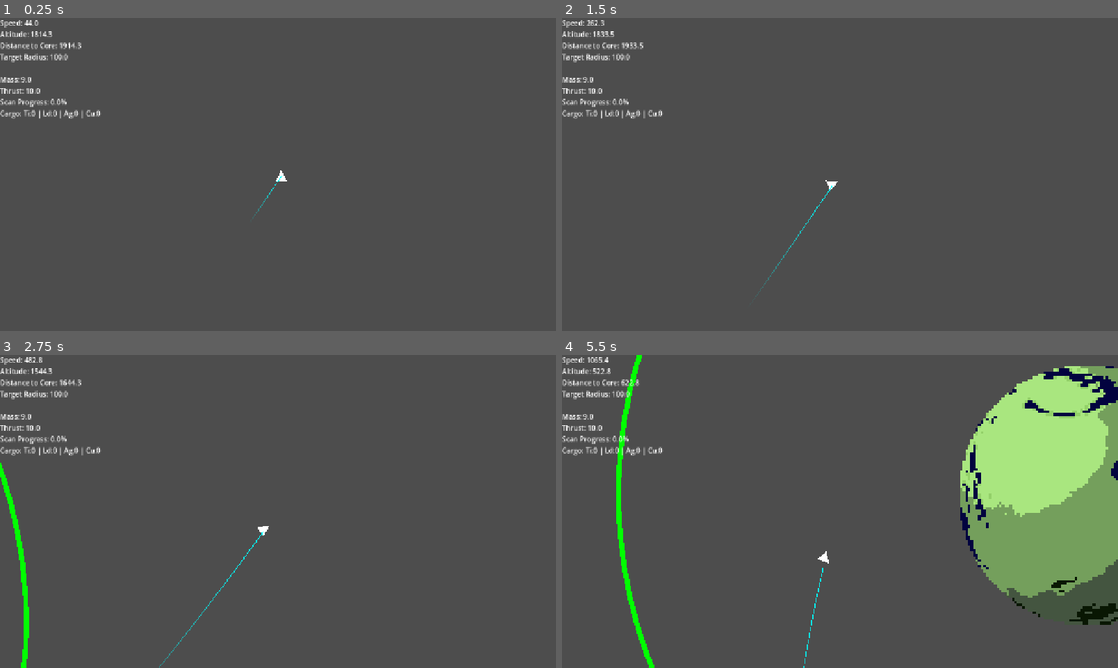
Above: before the commit, frames 1-4 (two rows, left to right).
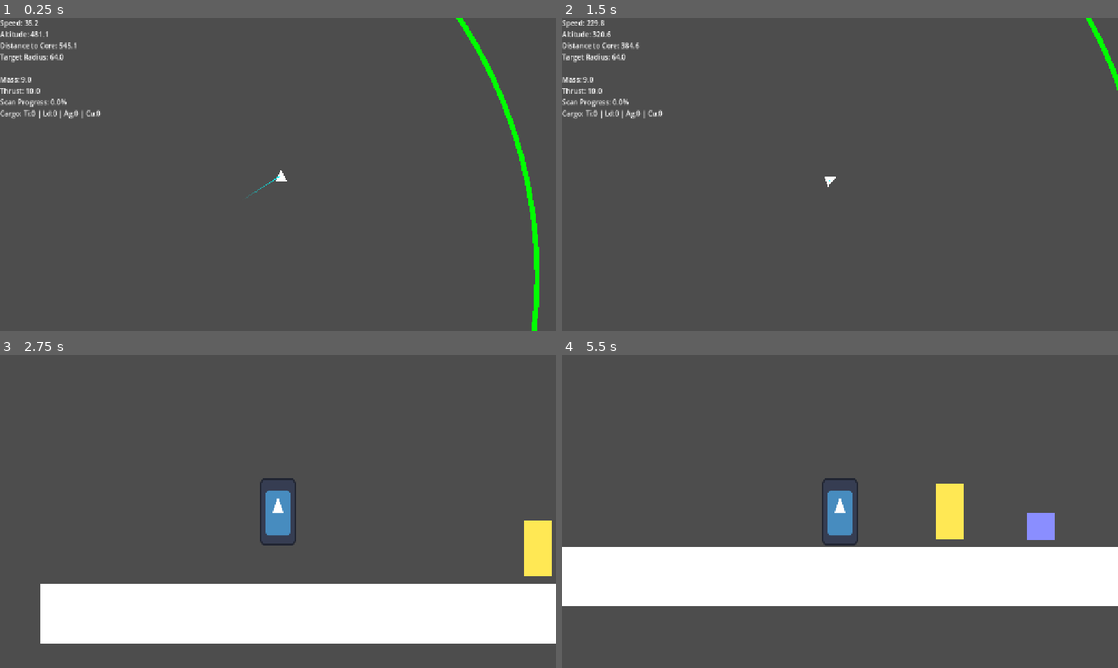
Above: after the commit, the same moments.

Repository: fanzzum/Towards-the-Edge-of-Light
Game: Godot game, scene res://Scenes/Main.tscn
Two runs of this game, one before a commit and one after it. Both use one fixed random seed, a clock stepped at 60 frames per second and the inputs below. The engine's default icon, where the game draws it, is replaced by a stand-in: a white triangle on a blue panel in a dark square.
Inputs:
- Up to frame 1 (0.25 s): no input
- Up to frame 2 (1.5 s): tap Enter (ui_accept) at 0.5, 0.77, 1.07 s; hold E (initiate_landing, bound only before the commit) 0.53-1.28 s; hold D (move_right) from 0.53 s (still down); tap F (scan) at 0.8, 1.35 s
- Up to frame 3 (2.75 s): tap Enter (ui_accept) at 1.52, 1.82, 2.3 s; tap B at 1.55, 2.1 s; release D (move_right) at 2.03 s; hold A (move_left) from 2.03 s (still down)
- Up to frame 4 (5.5 s): release A (move_left) at 2.78 s; hold D (move_right) 2.78-4.28 s; tap Enter (ui_accept) at 2.85, 3.02, 3.32, 3.77, 4.07, 4.52, 4.82, 5.3 s; tap E (initiate_landing, bound only before the commit) at 3.05 s; hold E (initiate_landing, bound only before the commit) 3.53-4.28 s; tap F (scan) at 3.8, 4.35 s; hold A (move_left) 4.28-5.03 s; tap B at 4.55, 5.1 s; hold D (move_right) from 5.03 s (still down)

The runs differ from the first frame. In frame 1, 1.2% of the frame differs, in the area x 4-97%, y 0-100%; in frame 2, 0.5%; in frame 3, 21%; in frame 4, 37%, in the area x 0-100%, y 0-100%.

Commit message:
1 day left

Diff:
--- a/Scenes/Character/Explorer.tscn
+++ b/Scenes/Character/Explorer.tscn
@@ -1,10 +1,21 @@
-[gd_scene load_steps=3 format=3 uid="uid://bdoilwm3aluyj"]
+[gd_scene load_steps=4 format=3 uid="uid://bdoilwm3aluyj"]
 
 [ext_resource type="Script" uid="uid://dt04xfqd85oqb" path="res://Scripts/Character/Explorer.gd" id="1_mrdoe"]
 [ext_resource type="Texture2D" uid="uid://r6n8tarihn5f" path="res://icon.svg" id="2_tqd0t"]
+
+[sub_resource type="RectangleShape2D" id="RectangleShape2D_tqd0t"]
+size = Vector2(79.5, 148)
 
 [node name="Explorer" type="CharacterBody2D"]
 script = ExtResource("1_mrdoe")
 
 [node name="Sprite2D" type="Sprite2D" parent="."]
+position = Vector2(0, 1)
+scale = Vector2(0.6484375, 1.21875)
 texture = ExtResource("2_tqd0t")
+
+[node name="CollisionShape2D" type="CollisionShape2D" parent="."]
+position = Vector2(0, 1)
+shape = SubResource("RectangleShape2D_tqd0t")
+
+[node name="Camera2D" type="Camera2D" parent="."]
--- a/Scenes/Flight/Ship.tscn
+++ b/Scenes/Flight/Ship.tscn
@@ -20,3 +20,7 @@
 [node name="TrajectoryLine" type="Line2D" parent="."]
 width = 2.0
 default_color = Color(0, 1, 1, 1)
+
+[node name="GhostLine" type="Line2D" parent="."]
+width = 2.0
+default_color = Color(0.44099998, 0.45044994, 0.63, 1)
--- /dev/null
+++ b/Scenes/Interactables/Fabricator.tscn
@@ -0,0 +1,24 @@
+[gd_scene load_steps=5 format=3 uid="uid://be3h7hqx566ak"]
+
+[ext_resource type="Script" uid="uid://b8o7inerlv4ru" path="res://Scripts/Fabricator.gd" id="1_u1lug"]
+[ext_resource type="PackedScene" uid="uid://dc8ju4b63ctfv" path="res://Scenes/Interactables/FabricatorUI.tscn" id="2_fui1h"]
+[ext_resource type="Script" uid="uid://wg8affdkba00" path="res://Scripts/FabricatorUI.gd" id="3_u3wlo"]
+
+[sub_resource type="RectangleShape2D" id="RectangleShape2D_h0whh"]
+size = Vector2(129, 180)
+
+[node name="Fabricator" type="Area2D"]
+script = ExtResource("1_u1lug")
+
+[node name="ColorRect" type="ColorRect" parent="."]
+offset_right = 64.0
+offset_bottom = 128.0
+color = Color(1, 0.91066664, 0.32999998, 1)
+
+[node name="CollisionShape2D" type="CollisionShape2D" parent="."]
+position = Vector2(28.5, 49)
+shape = SubResource("RectangleShape2D_h0whh")
+
+[node name="FabricatorUI" parent="." instance=ExtResource("2_fui1h")]
+visible = false
+script = ExtResource("3_u3wlo")
--- /dev/null
+++ b/Scenes/Interactables/FabricatorUI.tscn
@@ -0,0 +1,95 @@
+[gd_scene load_steps=2 format=3 uid="uid://dc8ju4b63ctfv"]
+
+[ext_resource type="Script" uid="uid://wg8affdkba00" path="res://Scripts/FabricatorUI.gd" id="1_4ygj8"]
+
+[node name="FabricatorUI" type="CanvasLayer"]
+script = ExtResource("1_4ygj8")
+
+[node name="Panel" type="Panel" parent="."]
+anchors_preset = 8
+anchor_left = 0.5
+anchor_top = 0.5
+anchor_right = 0.5
+anchor_bottom = 0.5
+offset_left = -400.0
+offset_top = -300.0
+offset_right = 400.0
+offset_bottom = 300.0
+grow_horizontal = 2
+grow_vertical = 2
+
+[node name="GridContainer" type="GridContainer" parent="Panel"]
+layout_mode = 1
+anchors_preset = 8
+anchor_left = 0.5
+anchor_top = 0.5
+anchor_right = 0.5
+anchor_bottom = 0.5
+offset_left = -196.0
+offset_top = -68.0
+offset_right = 196.0
+offset_bottom = 68.0
+grow_horizontal = 2
+grow_vertical = 2
+columns = 3
+
+[node name="thruster_power" type="Button" parent="Panel/GridContainer"]
+layout_mode = 2
+text = "Power Thruster"
+
+[node name="thruster_vector" type="Button" parent="Panel/GridContainer"]
+layout_mode = 2
+text = "Vector Thruster"
+
+[node name="thruster_efficiency" type="Button" parent="Panel/GridContainer"]
+layout_mode = 2
+text = "Efficiency Thruster"
+
+[node name="sensor_wide" type="Button" parent="Panel/GridContainer"]
+layout_mode = 2
+text = "Wide Sensor"
+
+[node name="sensor_precision" type="Button" parent="Panel/GridContainer"]
+layout_mode = 2
+text = "Precision Sensor"
+
+[node name="sensor_long" type="Button" parent="Panel/GridContainer"]
+layout_mode = 2
+text = "Long Sensor"
+
+[node name="stabilizer_gyro" type="Button" parent="Panel/GridContainer"]
+layout_mode = 2
+text = "Gyro Stabilizer"
+
+[node name="stabilizer_reaction" type="Button" parent="Panel/GridContainer"]
+layout_mode = 2
+text = "Reaction Stabilizer"
+
+[node name="stabilizer_balanced" type="Button" parent="Panel/GridContainer"]
+layout_mode = 2
+text = "Balanced Stabilizer"
+
+[node name="utility_armor" type="Button" parent="Panel/GridContainer"]
+layout_mode = 2
+text = "Armor Utility"
+
+[node name="utility_cargo" type="Button" parent="Panel/GridContainer"]
+layout_mode = 2
+text = "Cargo Utility"
+
+[node name="utility_battery" type="Button" parent="Panel/GridContainer"]
+layout_mode = 2
+text = "Battery Utility"
+
+[connection signal="pressed" from="Panel/GridContainer/thruster_power" to="." method="_on_part_pressed" binds= ["thruster_power"]]
+[connection signal="pressed" from="Panel/GridContainer/thruster_vector" to="." method="_on_part_pressed" binds= ["thruster_vector"]]
+[connection signal="pressed" from="Panel/GridContainer/thruster_efficiency" to="." method="_on_part_pressed" binds= ["thruster_efficiency"]]
+[connection signal="pressed" from="Panel/GridContainer/sensor_wide" to="." method="_on_part_pressed" binds= ["sensor_wide"]]
+[connection signal="pressed" from="Panel/GridContainer/sensor_precision" to="." method="_on_part_pressed" binds= ["sensor_precision"]]
+[connection signal="pressed" from="Panel/GridContainer/sensor_long" to="." method="_on_part_pressed" binds= ["sensor_long"]]
+[connection signal="pressed" from="Panel/GridContainer/stabilizer_gyro" to="." method="_on_part_pressed" binds= ["stabilizer_gyro"]]
+[connection signal="pressed" from="Panel/GridContainer/stabilizer_reaction" to="." method="_on_part_pressed" binds= ["stabilizer_reaction"]]
+[connection signal="pressed" from="Panel/GridContainer/stabilizer_balanced" to="." method="_on_part_pressed" binds= ["stabilizer_balanced"]]
+[connection signal="pressed" from="Panel/GridContainer/utility_armor" to="." method="_on_part_pressed" binds= ["utility_armor"]]
+[connection signal="pressed" from="Panel/GridContainer/utility_cargo" to="." method="_on_part_pressed" binds= ["utility_cargo"]]
+[connection signal="pressed" from="Panel/GridContainer/utility_battery" to="." method="_on_part_pressed" binds= ["utility_battery"]]
--- a/Scenes/Main.tscn
+++ b/Scenes/Main.tscn
@@ -32,9 +32,9 @@
 position = Vector2(496, -237)
 ship_data = ExtResource("4_jw32o")
 
-[node name="CanvasLayer" type="CanvasLayer" parent="."]
+[node name="HUD" type="CanvasLayer" parent="."]
 
-[node name="DebugHUD" type="Label" parent="CanvasLayer" node_paths=PackedStringArray("ship")]
+[node name="DebugHUD" type="Label" parent="HUD" node_paths=PackedStringArray("ship")]
 offset_right = 40.0
 offset_bottom = 23.0
 script = ExtResource("3_kln2b")
--- /dev/null
+++ b/Scenes/Surface/SurfaceMap.tscn
@@ -0,0 +1,58 @@
+[gd_scene load_steps=7 format=3 uid="uid://ct281e3p1r8gf"]
+
+[ext_resource type="PackedScene" uid="uid://bdoilwm3aluyj" path="res://Scenes/Character/Explorer.tscn" id="1_aqv3d"]
+[ext_resource type="PackedScene" uid="uid://be3h7hqx566ak" path="res://Scenes/Interactables/Fabricator.tscn" id="2_hnmqg"]
+[ext_resource type="Script" uid="uid://bvmcnh7gnkaqt" path="res://Scripts/Interactables/LaunchPad.gd" id="3_drmo3"]
+[ext_resource type="Script" uid="uid://bq51nwbgaqdcb" path="res://Scripts/DebugHUD.gd" id="4_y52hp"]
+
+[sub_resource type="RectangleShape2D" id="RectangleShape2D_ntbs5"]
+size = Vector2(1637, 145)
+
+[sub_resource type="RectangleShape2D" id="RectangleShape2D_hnmqg"]
+size = Vector2(83, 127)
+
+[node name="SurfaceMap" type="Node2D"]
+
+[node name="Ground" type="StaticBody2D" parent="."]
+
+[node name="CollisionShape2D" type="CollisionShape2D" parent="Ground"]
+position = Vector2(686.5, 687.5)
+shape = SubResource("RectangleShape2D_ntbs5")
+
+[node name="ColorRect" type="ColorRect" parent="Ground"]
+offset_left = -132.0
+offset_top = 622.0
+offset_right = 1506.0
+offset_bottom = 758.0
+
+[node name="Explorer" parent="." instance=ExtResource("1_aqv3d")]
+position = Vector2(557, 489)
+
+[node name="Fabricator" parent="." instance=ExtResource("2_hnmqg")]
+position = Vector2(982, 476)
+
+[node name="LaunchPad" type="Area2D" parent="."]
+position = Vector2(1222, 570)
+script = ExtResource("3_drmo3")
+
+[node name="ColorRect" type="ColorRect" parent="LaunchPad"]
+offset_left = -30.0
+offset_top = -27.0
+offset_right = 34.0
+offset_bottom = 37.0
+color = Color(0.53999996, 0.5553333, 1, 1)
+
+[node name="CollisionShape2D" type="CollisionShape2D" parent="LaunchPad"]
+position = Vector2(4.5, -21.5)
+shape = SubResource("RectangleShape2D_hnmqg")
+
+[node name="CanvasLayer" type="CanvasLayer" parent="."]
+
+[node name="Label" type="Label" parent="CanvasLayer"]
+offset_right = 40.0
+offset_bottom = 23.0
+script = ExtResource("4_y52hp")
+
+[connection signal="body_entered" from="Fabricator" to="Fabricator" method="_on_body_entered"]
+[connection signal="body_exited" from="Fabricator" to="Fabricator" method="_on_body_exited"]
+[connection signal="body_entered" from="LaunchPad" to="LaunchPad" method="_on_body_entered"]
--- a/Scripts/Character/Explorer.gd
+++ b/Scripts/Character/Explorer.gd
@@ -1,51 +1,33 @@
 extends CharacterBody2D
 
-const BlueprintUI = preload("res://Scenes/UI/BlueprintChoice.tscn")
+const SPEED = 300.0
+const JUMP_VELOCITY = -400.0
+# Hardcoded gravity fallback vector for pixel-space mechanics
+const FALLBACK_GRAVITY = 980.0
 
-@export var walk_speed := 150.0
-var is_active := false
-var active_ruin: Area2D = null
+@onready var start_scale_x: float = $Sprite2D.scale.x
 
-func _physics_process(_delta):
-	if not is_active:
-		return
+func _physics_process(delta: float) -> void:
+	# 1. Apply robust gravity fallback
+	if not is_on_floor():
+		velocity.y += FALLBACK_GRAVITY * delta
 
-	var input_dir = Input.get_vector("move_left", "move_right", "move_up", "move_down")
-	velocity = input_dir * walk_speed
+	# 2. Handle Jump input
+	if Input.is_action_just_pressed("ui_accept") and is_on_floor():
+		velocity.y = JUMP_VELOCITY
+
+	# 3. Calculate horizontal movement using your input map names
+	var direction := Input.get_axis("move_left", "move_right")
+
+	if direction:
+		velocity.x = direction * SPEED
+		# Flip the sprite visuals cleanly
+		if direction > 0:
+			$Sprite2D.scale.x = start_scale_x
+		elif direction < 0:
+			$Sprite2D.scale.x = -start_scale_x
+	else:
+		velocity.x = move_toward(velocity.x, 0, SPEED)
+
+	# 4. Execute movement loops
 	move_and_slide()
-
-
-
-func set_active_ruin(ruin: Area2D):
-	active_ruin = ruin
-
-
-
-func _unhandled_input(event):
-	if not is_active:
-		return
-
-	# Find the ship in the active scene tree
-	var ship = get_tree().current_scene.get_node_or_null("Ship")
-	if ship == null:
-		ship = get_tree().current_scene.find_child("Ship")
-
-	if ship == null:
-		return
-
-	# Must be standing near the ship to interact with it
-	var near_ship = global_position.distance_to(ship.global_position) < 150.0
-
-	if near_ship:
-		# Press Spacebar to board the ship and take off
-		if event.is_action_pressed("initiate_landing"):
-			ship.initiate_takeoff()
-
-		# Press 'B' to open the modular Ship Builder menu directly at the hull
-		if event is InputEventKey and event.pressed and event.keycode == KEY_B:
-			is_active = false
-			velocity = Vector2.ZERO
-
-			var builder = load("res://Scenes/UI/ShipBuilder.tscn").instantiate()
-			get_tree().current_scene.add_child(builder)
-			builder.open(ship.ship_data)
--- /dev/null
+++ b/Scripts/Fabricator.gd
@@ -0,0 +1,17 @@
+extends Area2D
+
+var player_in_range = false
+
+func _on_body_entered(body: Node2D) -> void:
+	if body.name == "Explorer":
+		player_in_range = true
+		print("Press 'E' or 'Scan' to open Fabricator") # We will add a UI prompt later
+
+func _on_body_exited(body: Node2D) -> void:
+	if body.name == "Explorer":
+		player_in_range = false
+
+func _process(delta: float) -> void:
+	if player_in_range and Input.is_action_just_pressed("scan"):
+		var ui = $FabricatorUI
+		ui.visible = !ui.visible # Toggles the menu on and off
--- /dev/null
+++ b/Scripts/FabricatorUI.gd
@@ -0,0 +1,55 @@
+extends CanvasLayer
+
+var part_db = {
+	"thruster_power": {"socket": "thruster", "res": "res://Resources/BasicThruster.tres", "cost": {"titanium": 5, "lead": 5}},
+	"thruster_vector": {"socket": "thruster", "res": "res://Resources/BasicThruster.tres", "cost": {"titanium": 10, "copper": 5}},
+	"thruster_efficiency": {"socket": "thruster", "res": "res://Resources/BasicThruster.tres", "cost": {"titanium": 2}},
+	"sensor_wide": {"socket": "sensor", "res": "res://Resources/BasicSensor.tres", "cost": {"copper": 5, "silver": 2}},
+	"sensor_precision": {"socket": "sensor", "res": "res://Resources/BasicSensor.tres", "cost": {"silver": 8}},
+	"sensor_long": {"socket": "sensor", "res": "res://Resources/BasicSensor.tres", "cost": {"silver": 5, "copper": 5}},
+	"stabilizer_gyro": {"socket": "stabilizer", "res": "res://Resources/BasicFin.tres", "cost": {"lead": 5, "titanium": 5}},
+	"stabilizer_reaction": {"socket": "stabilizer", "res": "res://Resources/BasicFin.tres", "cost": {"copper": 5, "silver": 5}},
+	"stabilizer_balanced": {"socket": "stabilizer", "res": "res://Resources/BasicFin.tres", "cost": {"titanium": 3}},
+	"utility_armor": {"socket": "utility", "res": "res://Resources/BasicArmor.tres", "cost": {"lead": 10}},
+	"utility_cargo": {"socket": "utility", "res": "res://Resources/BasicArmor.tres", "cost": {"titanium": 5, "copper": 5}},
+	"utility_battery": {"socket": "utility", "res": "res://Resources/BasicArmor.tres", "cost": {"silver": 5, "lead": 5}}
+}
+
+# Called when the node enters the scene tree for the first time.
+func _ready() -> void:
+	pass # Replace with function body.
+
+
+# Called every frame. 'delta' is the elapsed time since the previous frame.
+func _process(delta: float) -> void:
+	pass
+
+
+func _on_button_pressed() -> void:
+	pass # Replace with function body.
+
+
+func _on_part_pressed(button_name: String) -> void:
+	if part_db.has(button_name):
+		var data = part_db[button_name]
+		try_purchase_part(data.socket, load(data.res), data.cost)
+
+
+
+func try_purchase_part(socket: String, part_resource: Resource, cost: Dictionary) -> bool:
+	if GameState.can_afford(cost):
+		GameState.deduct_materials(cost)
+		GameState.equip_part(socket, part_resource)
+		update_ui_displays()
+		print("Successfully crafted and equipped: ", part_resource.resource_path)
+		return true
+	else:
+		print("Cannot afford upgrade!")
+		return false
+
+# Updates resource counter labels on the UI
+func update_ui_displays() -> void:
+	if has_node("TitaniumLabel"): $TitaniumLabel.text = "Titanium: " + str(GameState.titanium)
+	if has_node("LeadLabel"): $LeadLabel.text = "Lead: " + str(GameState.lead)
+	if has_node("SilverLabel"): $SilverLabel.text = "Silver: " + str(GameState.silver)
+	if has_node("CopperLabel"): $CopperLabel.text = "Copper: " + str(GameState.copper)
--- /dev/null
+++ b/Scripts/GameState.gd
@@ -0,0 +1,29 @@
+extends Node
+
+# Inventory
+var titanium: int = 10  # Starting with 10 for testing
+var lead: int = 10
+var silver: int = 0
+var copper: int = 0
+var equipped_parts: Dictionary = {}
+
+# Ship Stats
+var current_thruster: String = "Efficiency"
+var max_thrust: float = 500.0
+var max_health: int = 100
+
+# Checks if the player has enough materials for a given cost dictionary
+func can_afford(cost: Dictionary) -> bool:
+	for mat in cost:
+		if get(mat) == null or get(mat) < cost[mat]:
+			return false
+	return true
+
+# Deducts materials from player inventory
+func deduct_materials(cost: Dictionary) -> void:
+	for mat in cost:
+		set(mat, get(mat) - cost[mat])
+
+# Equips a part into the designated ship socket
+func equip_part(socket: String, part_resource: Resource) -> void:
+	equipped_parts[socket] = part_resource
--- /dev/null
+++ b/Scripts/Interactables/LaunchPad.gd
@@ -0,0 +1,7 @@
+extends Area2D
+
+func _on_body_entered(body: Node2D) -> void:
+	if body.name == "Explorer":
+		print("Kicking off back to space!")
+		# Replace this string with the exact path to your main space/flight scene
+		get_tree().change_scene_to_file("res://Scenes/Main.tscn")
--- a/Scripts/Managers/WorldGenerator.gd
+++ b/Scripts/Managers/WorldGenerator.gd
@@ -22,6 +22,22 @@
 	generate_system()
 
 func generate_system():
+	# --- Generate the Home Planet ---
+	var home_planet = planet_scene.instantiate()
+	home_planet.global_position = Vector2.ZERO # Center of the map
+	home_planet.scale = Vector2(6.0, 6.0)
+
+	var home_data = PlanetData.new()
+	home_data.planet_name = "Home"
+	home_data.gravity_strength = 60000.0
+	home_data.gravity_radius = 2000.0
+	home_data.landing_radius = 200.0 # Make it easy to land on
+	home_planet.data = home_data
+
+	# Home planet shouldn't give scan rewards
+	home_planet.is_scannable = false
+
+	add_child(home_planet)
 	# --- Generate the 20 Planets ---
 	for ring_index in range(ring_distances.size()):
 		var distance = ring_distances[ring_index]
@@ -41,7 +57,7 @@
 			var new_data = PlanetData.new()
 
 			# Scale gravity strength based on the ring tier
-			new_data.gravity_strength = 400000.0 * (ring_index + 1)
+			new_data.gravity_strength = 80000.0 * (ring_index + 1)
 			new_data.gravity_radius = 3000.0 + (ring_index * 200.0)
 			new_data.planet_radius = 100.0
 
--- a/Scripts/Planet.gd
+++ b/Scripts/Planet.gd
@@ -6,7 +6,10 @@
 @onready var orbit_visual: Sprite2D = $OrbitVisual
 var is_scannable: bool = true
 var is_player_in_range: bool = false
-
+@export var titanium_yield: int = 5
+@export var lead_yield: int = 2
+@export var silver_yield: int = 0
+@export var copper_yield: int = 0
 
 var frame_timer: float = 0.0
 @export var animation_speed: float = 0.1 # Seconds per frame
--- a/Scripts/Ship.gd
+++ b/Scripts/Ship.gd
@@ -5,6 +5,7 @@
 var ship_stats := ShipStats.new()
 var hp: float = 100.0
 var armor_threshold: float = 200.0
+@onready var ghost_line: Line2D = $GhostLine
 
 const ExplorerScene = preload("res://Scenes/Character/Explorer.tscn")
 var spawned_explorer: CharacterBody2D = null
@@ -72,8 +73,7 @@
 	cargo = {"titanium": 0, "lead": 0, "silver": 0, "copper": 0}
 	hp = 100.0
 	velocity_vector = Vector2.ZERO
-	# global_position = Vector2(0, 0) # Replace with exact Home pad coordinates
-
+	get_tree().change_scene_to_file("res://Scenes/Surface/SurfaceMap.tscn")
 
 func _process(delta):
 	# Find if we are inside any planet's scan zone
@@ -227,15 +227,42 @@
 
 func complete_scan(planet):
 	scan_timer = 0.0
-	planet.is_scannable = false # Prevents infinite farming of the same planet
-
-	# Add the hardcoded materials to the ship's cargo
+	planet.is_scannable = false
+
 	if planet.data and planet.data.scan_rewards:
+		# Send directly to global GameState so the Fabricator can use them!
+		GameState.titanium += planet.data.scan_rewards.titanium
+		GameState.lead += planet.data.scan_rewards.lead
+		GameState.silver += planet.data.scan_rewards.silver
+		GameState.copper += planet.data.scan_rewards.copper
+
+		# Keep local cargo updated just for your DebugHUD to read
 		cargo["titanium"] += planet.data.scan_rewards.titanium
 		cargo["lead"] += planet.data.scan_rewards.lead
 		cargo["silver"] += planet.data.scan_rewards.silver
 		cargo["copper"] += planet.data.scan_rewards.copper
 
-		print("Scan complete! Current Cargo: ", cargo)
-	else:
-		print("Scan complete, but this planet has no MaterialData assigned!")
+		print("Scan complete! GameState Titanium: ", GameState.titanium)
+
+
+
+func apply_equipped_parts() -> void:
+	# Matches new parts from GameState to the correct sockets in ship_data
+	for socket_name in GameState.equipped_parts:
+		var new_part = GameState.equipped_parts[socket_name]
+		for socket in ship_data.sockets:
+			# If the socket's current part type matches the new part type, overwrite it!
+			if socket.installed_part != null and socket.installed_part.part_type == new_part.part_type:
+				socket.installed_part = new_part
+
+
+func draw_ghost_line(target_pos: Vector2):
+	ghost_line.clear_points()
+	var sim_pos = global_position
+	var sim_vel = (target_pos - global_position).normalized() * 500.0 # Estimate 500 speed
+	var dt = 1.0 / 60.0
+
+	for i in range(100): # Predict 100 steps
+		sim_vel += GravityManager.calculate_gravity(sim_pos) * dt
+		sim_pos += sim_vel * dt
+		ghost_line.add_point(to_local(sim_pos))
--- a/project.godot
+++ b/project.godot
@@ -18,6 +18,7 @@
 [autoload]
 
 GravityManager="*res://Scripts/GravityManager.gd"
+GameState="*res://Scripts/GameState.gd"
 
 [display]
 
@@ -42,7 +43,7 @@
 "events": [Object(InputEventKey,"resource_local_to_scene":false,"resource_name":"","device":-1,"window_id":0,"alt_press …(192 unchanged characters)…
 ]
 }
-initiate_landing={
+land={
 "deadzone": 0.2,
 "events": [Object(InputEventKey,"resource_local_to_scene":false,"resource_name":"","device":-1,"window_id":0,"alt_press …(192 unchanged characters)…
 ]
Not shown, added: Scripts/Fabricator.gd.uid
Not shown, added: Scripts/FabricatorUI.gd.uid
Not shown, added: Scripts/GameState.gd.uid
Not shown, added: Scripts/Interactables/LaunchPad.gd.uid
